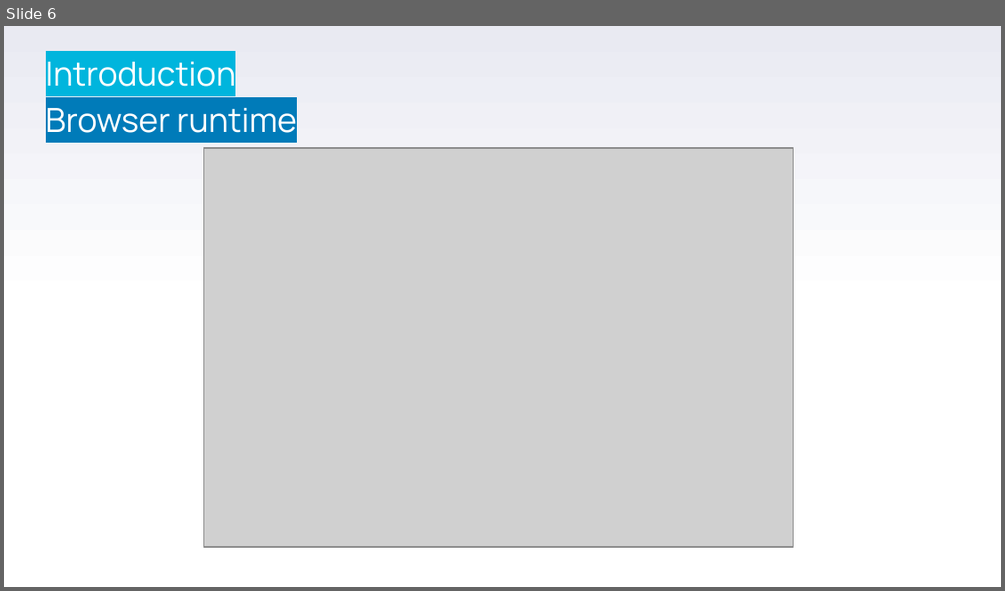
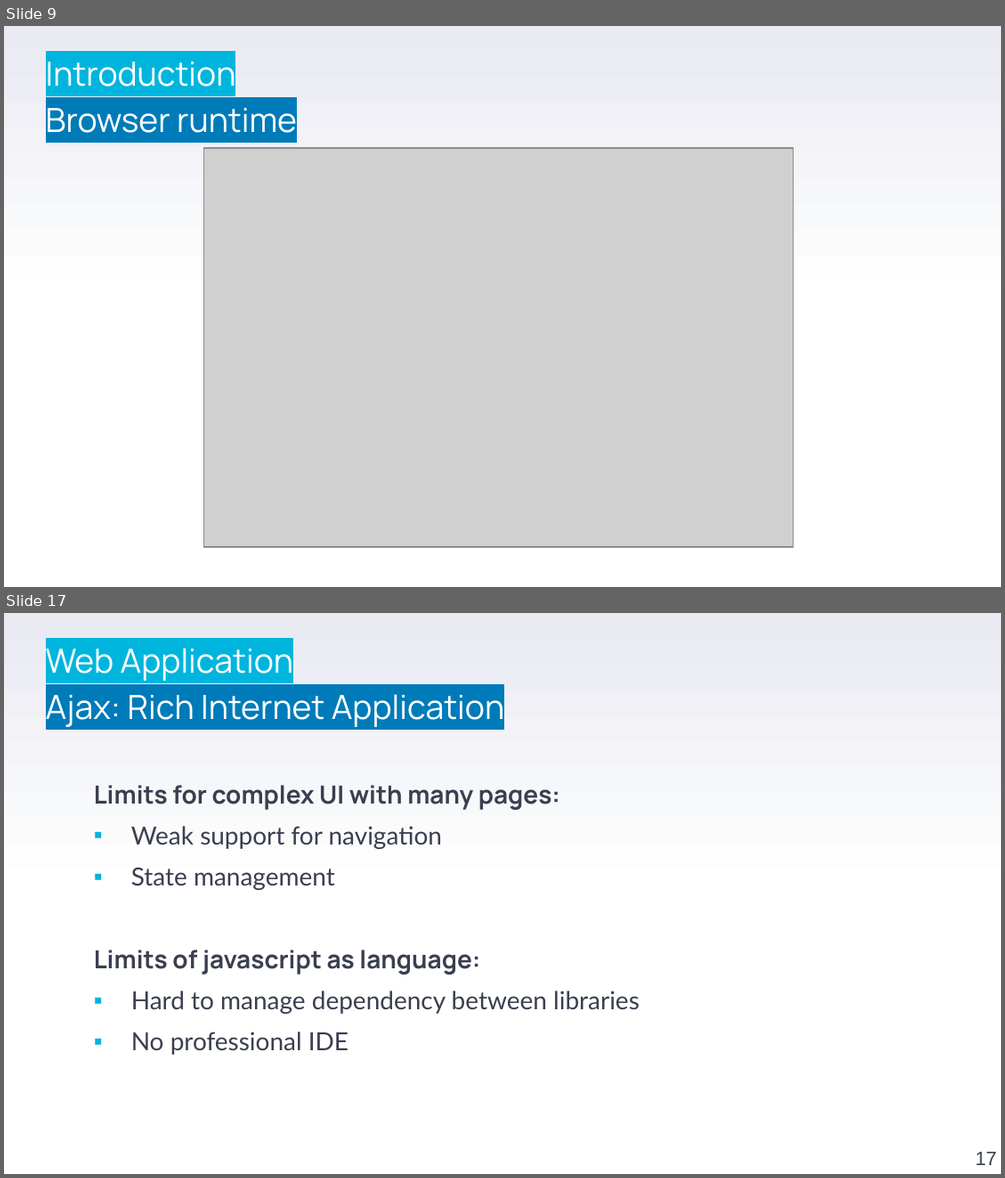
Before and after one commit to stefanofiorenza/KNITS, a slide deck: Programs/Trainings/01-FE/BasicJS/KNITS-Javascript.pptx. Shown one above the other, each under a label of ours: slide 6 before the commit, slides 9 and 17 after it; the slides between them are not shown. The pictures are 1005x591 and 1005x1178 pixels, drawn with LibreOffice and Linux fonts; fonts in the diff are those of the drawing; grey boxes stand for pictures; background and template pictures are left out. Boxes give left, top, right and bottom in pixels: in the first picture for what was removed or moved away, otherwise in the second. Text is boxed around its words. In the diff, an @@ line names an element or a change of style, - is before the commit and + after.

```diff
--- a/Programs/Trainings/01-FE/BasicJS/KNITS-Javascript.pptx
+++ b/Programs/Trainings/01-FE/BasicJS/KNITS-Javascript.pptx
@@ slide 17 added at (4, 613, 1001, 1174), background gradient #FFFFFF to #E9EAF2 @@
@@ text added at (46, 648, 504, 727), 24 pt, text #FFFFFF @@
+Web Application
+Ajax: Rich Internet Application
@@ text added at (94, 785, 639, 1054), 18 pt, text #3A3F50 @@
+  Limits for complex UI with many pages:
+  ▪ Weak support for navigation
+  ▪ State management
+  Limits of javascript as language:
+  ▪ Hard to manage dependency between libraries
+  ▪ No professional IDE
@@ page number added at (975, 1151, 996, 1165), 14 pt, text #3A3F50 @@
+17
@@ what was slide 6 is now slide 9 @@
```
Also in this commit, not shown: 8 slides changed, 15 other slides added, 16 slides removed, 2 other files.
